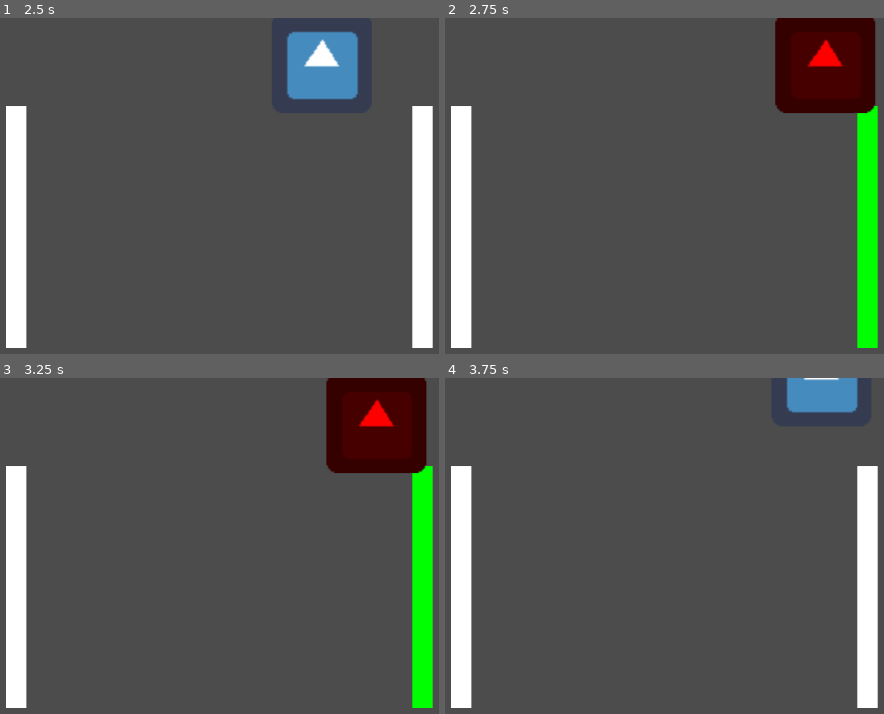
Above: before the commit, frames 1-4 (two rows, left to right).
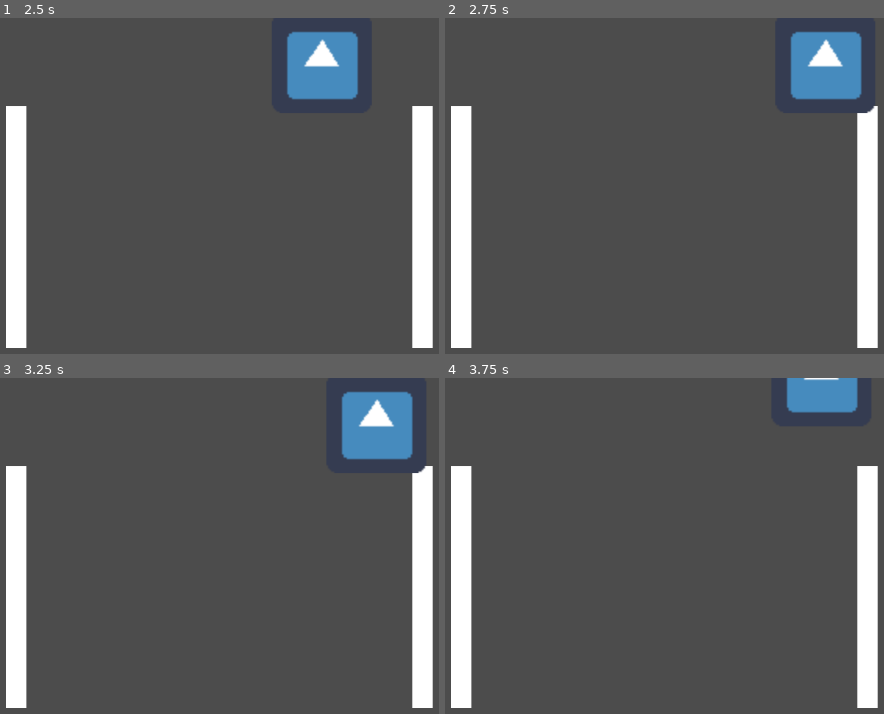
Above: after the commit, the same moments.

Repository: Aitorbp1/PrimerJoc-GODOT
Game: Godot game, scene res://Escenes/PantallaPPal2D.tscn
Two runs of this game, one before a commit and one after it. Both use one fixed random seed, a clock stepped at 60 frames per second and the inputs below. The engine's default icon, where the game draws it, is replaced by a stand-in: a white triangle on a blue panel in a dark square.
Inputs (mouse positions are in pixels of both pictures, inside the frame that each line leads up to):
- Up to frame 1 (2.5 s): tap Enter at 0.5 s; move the mouse to (311, 229) at 0.52 s; hold W (mou amunt) 0.53-1.28 s; move the mouse to (outside the picture) at 1.27 s; tap S (mou avall) at 1.35 s; tap Space at 2 s; move the mouse to (215, 149) at 2.02 s; hold D (mou dreta) from 2.03 s (still down)
- Up to frame 2 (2.75 s): keep holding D (mou dreta)
- Up to frame 3 (3.25 s): move the mouse to (96, 703) at 2.77 s; release D (mou dreta) at 2.78 s; tap A (mou esquerra) at 2.85 s
- Up to frame 4 (3.75 s): tap Enter at 3.5 s; move the mouse to (818, 683) at 3.52 s; hold W (mou amunt) from 3.53 s (still down)

Frame 1 is identical in both runs. In frame 2, 9.8% of the frame differs, in the area x 75-99%, y 0-99%; in frame 3, 9.9%, in the area x 74-99%, y 0-99%; in frame 4, nothing differs.

Commit message:
Terres i personatge que saltaa

Diff:
--- /dev/null
+++ b/prova/Escenes/AnimatedScene.tscn
@@ -0,0 +1,11 @@
+[gd_scene load_steps=3 format=2]
+
+[ext_resource path="res://Escenes/Cossos/PesosnatgeCos.tscn" type="PackedScene" id=1]
+[ext_resource path="res://Escenes/Cossos/Terra.tscn" type="PackedScene" id=2]
+
+[node name="Node2D" type="Node2D"]
+
+[node name="Terra" parent="." instance=ExtResource( 2 )]
+position = Vector2( 0, 296 )
+
+[node name="KinematicBody2D" parent="." instance=ExtResource( 1 )]
--- a/prova/Escenes/Cossos/PantallaCossos.tscn
+++ b/prova/Escenes/Cossos/PantallaCossos.tscn
@@ -1,12 +1,5 @@
-[gd_scene load_steps=3 format=2]
+[gd_scene load_steps=2 format=2]
 
-[ext_resource path="res://Escenes/Cossos/PesosnatgeCos.tscn" type="PackedScene" id=1]
-[ext_resource path="res://Escenes/Cossos/Terra.tscn" type="PackedScene" id=2]
+[ext_resource path="res://Escenes/Cossos/PantallaCossos.tscn" type="PackedScene" id=1]
 
-[node name="PantallaCossos" type="Node2D"]
-
-[node name="StaticBody2D" parent="." instance=ExtResource( 2 )]
-position = Vector2( -2, 549 )
-
-[node name="PersoantgeCos" parent="." instance=ExtResource( 1 )]
-position = Vector2( 471, 75 )
+[node name="PantallaCossos" instance=ExtResource( 1 )]
--- a/prova/Escenes/Cossos/PesosnatgeCos.gd
+++ b/prova/Escenes/Cossos/PesosnatgeCos.gd
@@ -4,7 +4,7 @@
 var velocitat = Vector2.ZERO
 var direccio = Vector2.DOWN
 var gravetat = Vector2.DOWN * 980
-var velocitat_salt = -300
+var velocitat_salt = -1000
 
 func _physics_process(delta):
 	velocitat.x = 0
@@ -17,4 +17,19 @@
 		velocitat.y = velocitat_salt
 
 
+
 	velocitat = move_and_slide(velocitat, Vector2.UP)
+	animation(velocitat)
+func animation(velocitat):
+	if velocitat.x > 0 and velocitat.y > -2:
+		$Alieen.play("Camina")
+		$Alieen.flip_h = false
+	elif velocitat.x < 0 and velocitat.y > -2:
+		$Alieen.play("Camina")
+		$Alieen.flip_h = true
+
+	if abs(velocitat.x) < 0.1 and velocitat.y > -1:
+		$Alieen.play("Quiet")
+
+	if velocitat.y < -2:
+		$Alieen.play("Salta")
--- a/prova/Escenes/Cossos/PesosnatgeCos.tscn
+++ b/prova/Escenes/Cossos/PesosnatgeCos.tscn
@@ -1,16 +1,43 @@
-[gd_scene load_steps=4 format=2]
+[gd_scene load_steps=8 format=2]
 
-[ext_resource path="res://Imatges/icon.png" type="Texture" id=1]
+[ext_resource path="res://Imatges/Green/alienGreen_stand.png" type="Texture" id=1]
 [ext_resource path="res://Escenes/Cossos/PesosnatgeCos.gd" type="Script" id=2]
+[ext_resource path="res://Imatges/Green/alienGreen_jump.png" type="Texture" id=3]
+[ext_resource path="res://Imatges/Green/alienGreen_walk1.png" type="Texture" id=4]
+[ext_resource path="res://Imatges/Green/alienGreen_walk2.png" type="Texture" id=5]
 
-[sub_resource type="RectangleShape2D" id=1]
-extents = Vector2( 32, 32 )
+[sub_resource type="CapsuleShape2D" id=1]
+radius = 31.0
+height = 0.0
+
+[sub_resource type="SpriteFrames" id=2]
+animations = [ {
+"frames": [ ExtResource( 1 ) ],
+"loop": true,
+"name": "Quiet",
+"speed": 5.0
+}, {
+"frames": [ ExtResource( 4 ), ExtResource( 5 ) ],
+"loop": true,
+"name": "Camina",
+"speed": 5.0
+}, {
+"frames": [ ExtResource( 3 ) ],
+"loop": true,
+"name": "Salta",
+"speed": 5.0
+} ]
 
 [node name="KinematicBody2D" type="KinematicBody2D"]
 script = ExtResource( 2 )
 
-[node name="Sprite" type="Sprite" parent="."]
-texture = ExtResource( 1 )
+[node name="CollisionShape2D" type="CollisionShape2D" parent="."]
+modulate = Color( 0, 0, 0, 1 )
+position = Vector2( 164, 117 )
+shape = SubResource( 1 )
 
-[node name="CollisionShape2D" type="CollisionShape2D" parent="."]
-shape = SubResource( 1 )
+[node name="Alieen" type="AnimatedSprite" parent="."]
+position = Vector2( 166, 96 )
+scale = Vector2( 0.546875, 0.414063 )
+frames = SubResource( 2 )
+animation = "Quiet"
--- a/prova/Escenes/Cossos/Terra.tscn
+++ b/prova/Escenes/Cossos/Terra.tscn
@@ -3,18 +3,18 @@
 [sub_resource type="PhysicsMaterial" id=1]
 
 [sub_resource type="RectangleShape2D" id=2]
-extents = Vector2( 511.75, 31 )
+extents = Vector2( 169.375, 31 )
 
 [node name="Terra" type="StaticBody2D"]
 physics_material_override = SubResource( 1 )
 
 [node name="ColorRect" type="ColorRect" parent="."]
 margin_top = -12.0
-margin_right = 1024.0
+margin_right = 341.0
 margin_bottom = 50.0
 color = Color( 0.705882, 0.266667, 0.266667, 1 )
 
 [node name="CollisionShape2D" type="CollisionShape2D" parent="."]
 modulate = Color( 0, 0, 0, 1 )
-position = Vector2( 513, 19 )
+position = Vector2( 170.625, 19 )
 shape = SubResource( 2 )
--- /dev/null
+++ b/prova/Escenes/ScenaAnimada.tscn
@@ -0,0 +1,18 @@
+[gd_scene load_steps=3 format=2]
+
+[ext_resource path="res://Escenes/AnimatedScene.tscn" type="PackedScene" id=1]
+[ext_resource path="res://Escenes/Cossos/Terra.tscn" type="PackedScene" id=2]
+
+[node name="Node2D" instance=ExtResource( 1 )]
+
+[node name="Terra" parent="." index="0"]
+position = Vector2( 180, 524 )
+
+[node name="KinematicBody2D" parent="." index="1"]
+position = Vector2( 55, 366 )
+
+[node name="Terra2" parent="." index="2" instance=ExtResource( 2 )]
+position = Vector2( 585, 398 )
+
+[node name="Terra3" parent="." index="3" instance=ExtResource( 2 )]
+position = Vector2( 184, 244 )
--- a/prova/Escenes/Zona.tscn
+++ b/prova/Escenes/Zona.tscn
@@ -1,7 +1,7 @@
 [gd_scene load_steps=2 format=2]
 
 [sub_resource type="RectangleShape2D" id=1]
-extents = Vector2( 13, 155.5 )
+extents = Vector2( 13, 155 )
 
 [node name="Zona" type="Area2D"]
 
@@ -12,5 +12,5 @@
 margin_bottom = 157.0
 
 [node name="CollisionShape2D" type="CollisionShape2D" parent="."]
-position = Vector2( -1, 1.5 )
+position = Vector2( 105, 5 )
 shape = SubResource( 1 )
